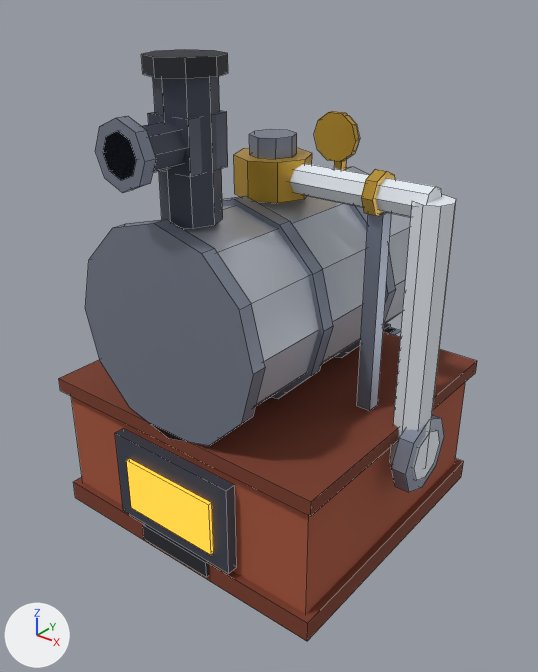
Before and after pictures for a commit that changed the Blender file assets/managed-models/engine-room/steam-boiler/steam-boiler.blend.
The view is the same before and after, from a 50 mm lens placed at (1.181, -1.494, 1.45), pointed at (0.03, -0.055, 0.557). Lighting does not change. The marker at lower left points along +X, +Y and +Z. The older version comes first. Mesh edges are drawn as thin lines.

In view in the first picture: 'steam-boiler'.
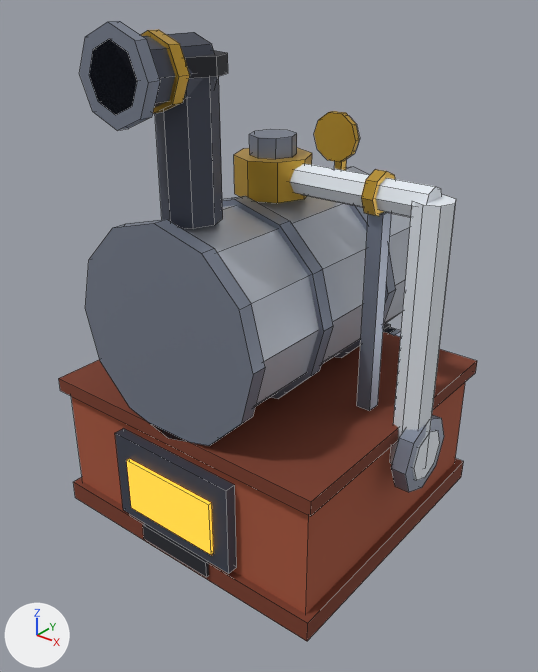
Commit message: feat(engine-room): an arm from the Filter to the chimney of the Steam boiler

Where the change shows, as pixel boxes (x1, y1, x2, y2) in the pictures (538 x 672 px):
'steam-boiler', reshaped: before (59, 50, 477, 641); after (59, 21, 477, 641)
part 1 of me_steam_boiler, added: after (89, 32, 217, 115)
part 2 of me_steam_boiler, added (brown): after (141, 29, 190, 114)
part 3 of me_steam_boiler, deleted: before (148, 111, 228, 177)
part 4 of me_steam_boiler, reshaped: before (95, 116, 186, 192); after (79, 21, 160, 130)

The change, as a list of edits to the scene's bpy script:
```text
Change me_steam_boiler:
    used by ob_steam_boiler; location = (0.0, 0.0, 0.0)
    remove me_steam_boiler.from_pydata(...)  # 488 vertices, 312 faces; spans x -0.505..0.505, y -0.5..0.5, z 0.0..1.3
    add me_steam_boiler.from_pydata(...)  # 496 vertices, 316 faces; spans x -0.505..0.505, y -0.5..0.5, z 0.0..1.37
    me_steam_boiler part 1: a new loose piece, an 8-sided cylinder along y spanning x -0.07..0.07, y -0.5..-0.27, z 1.2..1.34, in mat_m_steam_boiler
    me_steam_boiler part 2: a new loose piece, an 8-sided cylinder along y spanning x -0.08..0.08, y -0.4..-0.37, z 1.19..1.35, in mat_m_steam_boiler
    me_steam_boiler part 3: the loose piece of 8 vertices spanning x -0.06..0.06, y -0.36..-0.24, z 1.06..1.18 is deleted
    me_steam_boiler part 4
    31 vertices are removed from x -0.075..0.075, y -0.5..-0.3, z 1.045..1.195
    20 faces are deleted
    7 vertices are added at x -0.1..0.1, y -0.5, z 1.199..1.37
    8 new vertices lie (0.0, 0.03, 0.0) away from vertices in x -0.1..0.1, y -0.5, z 1.17..1.37
    10 new faces join them
```
